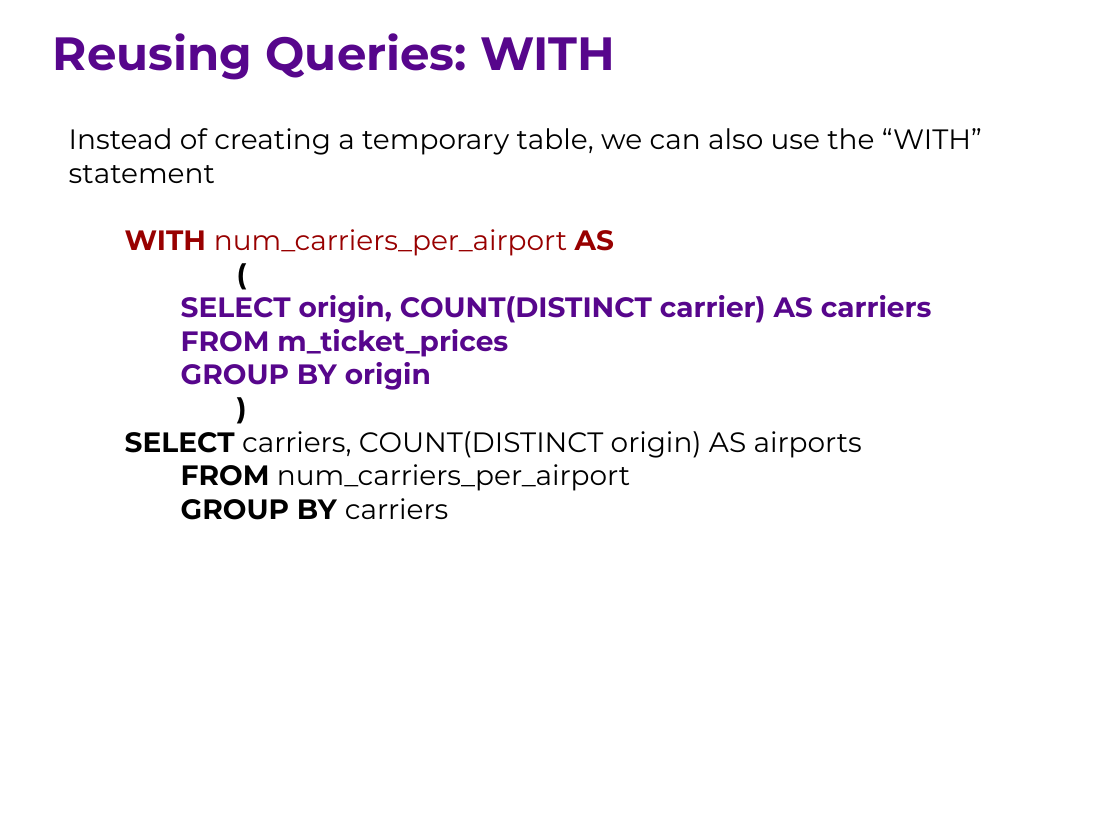
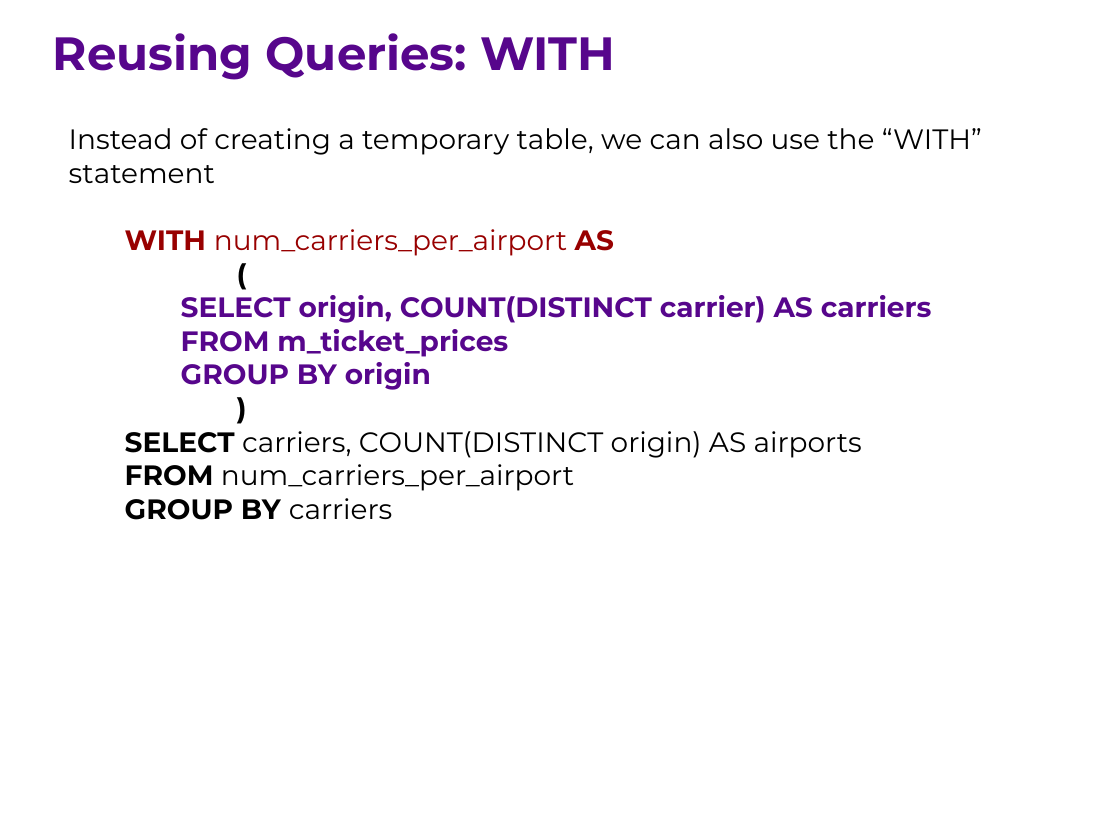
Before and after one commit to ipeirotis/introduction-to-databases, a slide deck: slide 11 of session6/F-SQL_Subqueries.pptx. Drawn at 1120x840 pixels with LibreOffice and Linux fonts; fonts in the diff are those of the drawing. Boxes give left, top, right and bottom in pixels: in the first picture for what was removed or moved away, otherwise in the second. Text is boxed around its words. In the diff, an @@ line names an element or a change of style, - is before the commit and + after.

```diff
--- a/session6/F-SQL_Subqueries.pptx
+++ b/session6/F-SQL_Subqueries.pptx
@@ text at box(125, 431, 862, 520): list level 1 to 2 in "SELECT carriers, COUNT(DISTINCT origin) AS ..." @@
```
Also in this commit, not shown: 6 other slides changed, 8 slides added.
